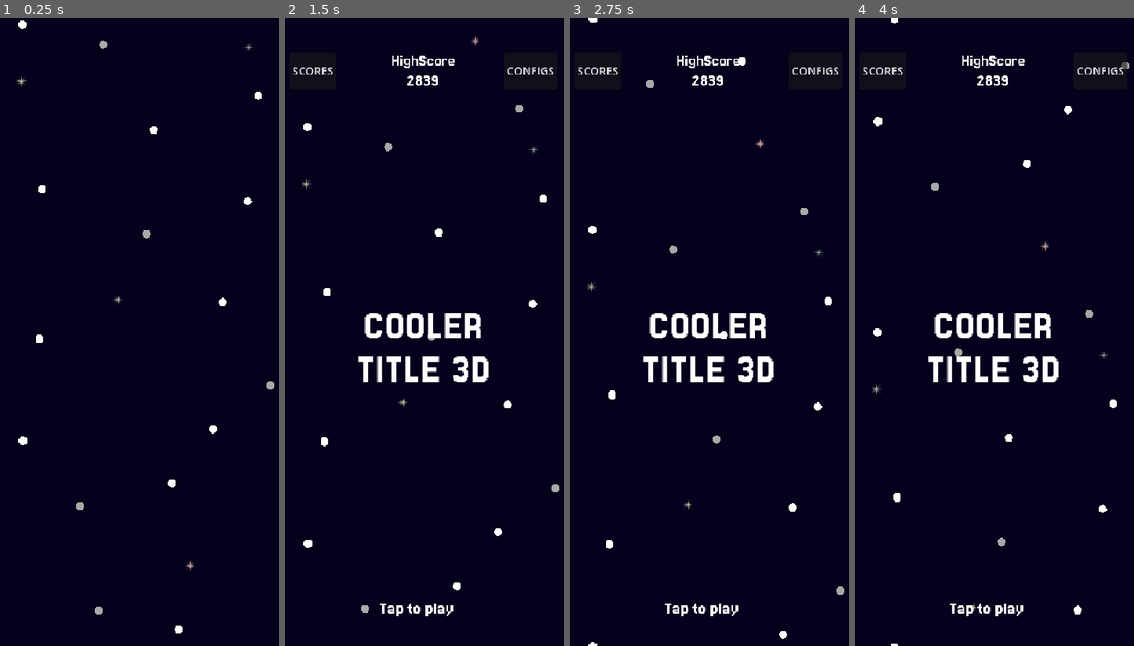
Above: before the commit, frames 1-4 (left to right).
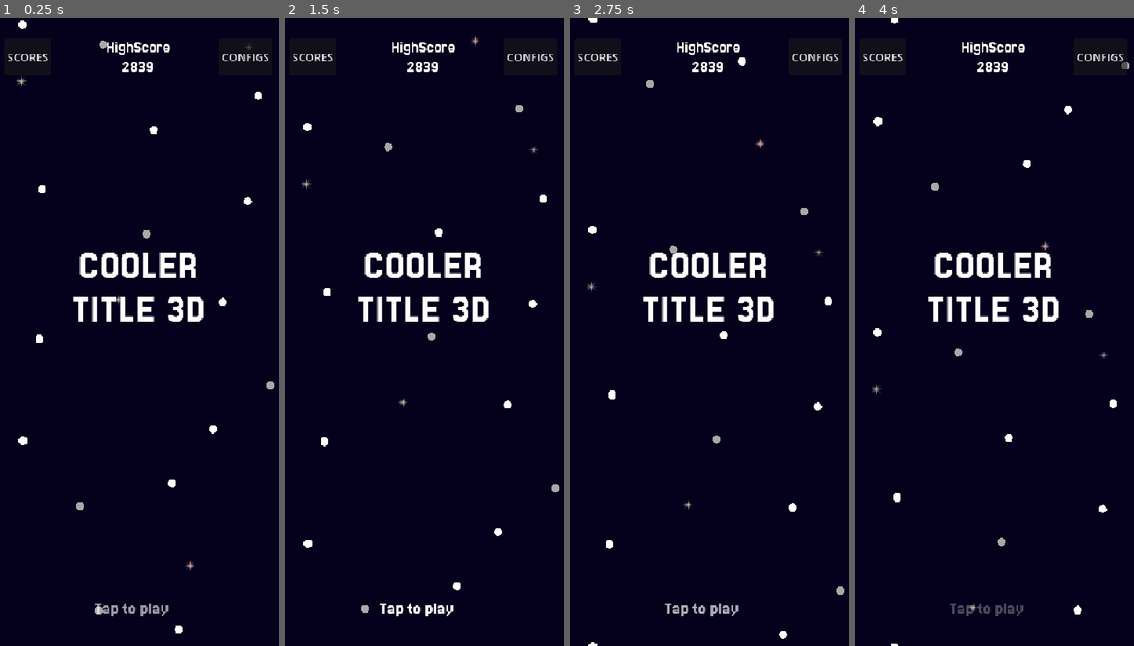
Above: after the commit, the same moments.

Repository: Juawo/space-shooter
Game: Godot game, scene res://scenes/game/main.tscn
The game is run twice, just before and just after one commit, with the same random seed, the same clock (stepped at 60 frames per second) and the same inputs. The engine's default icon, where the game draws it, is replaced by a stand-in: a white triangle on a blue panel in a dark square.
Inputs:
- Up to frame 1 (0.25 s): no input
- Up to frame 2 (1.5 s): tap Enter at 0.5, 1.25 s; hold Right (ui_right) 0.53-1.28 s; hold Left (ui_left) from 1.28 s (still down)
- Up to frame 3 (2.75 s): tap Enter at 2 s; release Left (ui_left) at 2.03 s; hold Right (ui_right) from 2.03 s (still down)
- Up to frame 4 (4 s): tap Enter at 2.75, 3.5 s; release Right (ui_right) at 3.53 s; hold Left (ui_left) from 3.53 s (still down)

The runs differ from the first frame. In frame 1, 2.7% of the frame differs, in the area x 2-97%, y 3-96%; in frame 2, 4.6%; in frame 3, 4.8%; in frame 4, 4.8%.

Commit message:
Refactor main menu animations; add idle state playback and clean up unused animations

Diff:
--- a/scenes/ui/MainMenu/main_menu.tscn
+++ b/scenes/ui/MainMenu/main_menu.tscn
@@ -1,48 +1,9 @@
-[gd_scene load_steps=8 format=3 uid="uid://cumwujwhqn00f"]
+[gd_scene load_steps=9 format=3 uid="uid://cumwujwhqn00f"]
 
 [ext_resource type="Script" uid="uid://brwl6ygpwkkyh" path="res://scripts/ui/MainMenu/main_menu.gd" id="1_epepa"]
 [ext_resource type="FontFile" uid="uid://d30hgfkq7jl3v" path="res://assets/ui/fonts/Jersey_25/Jersey25-Regular.ttf" id="1_ift2n"]
 [ext_resource type="PackedScene" uid="uid://qora2f2xvu2o" path="res://scenes/ui/MainMenu/leader_board_button.tscn" id="1_ql3r1"]
 [ext_resource type="PackedScene" uid="uid://cpgj0vj2rsnpv" path="res://scenes/ui/MainMenu/config_buttons.tscn" id="3_ql3r1"]
-
-[sub_resource type="Animation" id="Animation_mfgk4"]
-length = 0.001
-tracks/0/type = "value"
-tracks/0/imported = false
-tracks/0/enabled = true
-tracks/0/path = NodePath("MarginContainer/VBoxContainer/InstructionWrapper/instruction:position")
-tracks/0/interp = 1
-tracks/0/loop_wrap = true
-tracks/0/keys = {
-"times": PackedFloat32Array(0),
-"transitions": PackedFloat32Array(1),
-"update": 0,
-"values": [Vector2(0, 850)]
-}
-tracks/1/type = "value"
-tracks/1/imported = false
-tracks/1/enabled = true
-tracks/1/path = NodePath("MarginContainer/VBoxContainer/TitleWrapper/title:position")
-tracks/1/interp = 1
-tracks/1/loop_wrap = true
-tracks/1/keys = {
-"times": PackedFloat32Array(0),
-"transitions": PackedFloat32Array(1),
-"update": 0,
-"values": [Vector2(-196, 273)]
-}
-tracks/2/type = "value"
-tracks/2/imported = false
-tracks/2/enabled = true
-tracks/2/path = NodePath("MarginContainer/VBoxContainer/HeaderWrapper/Header:position")
-tracks/2/interp = 1
-tracks/2/loop_wrap = true
-tracks/2/keys = {
-"times": PackedFloat32Array(0),
-"transitions": PackedFloat32Array(1),
-"update": 0,
-"values": [Vector2(0, -6)]
-}
 
 [sub_resource type="Animation" id="Animation_epepa"]
 resource_name = "hide_menu"
@@ -54,7 +15,7 @@
 tracks/0/interp = 2
 tracks/0/loop_wrap = true
 tracks/0/keys = {
-"times": PackedFloat32Array(0, 0.3, 0.60010004),
+"times": PackedFloat32Array(0, 0.3, 0.56666666),
 "transitions": PackedFloat32Array(2, 1, 1),
 "update": 0,
 "values": [Vector2(0, 850), Vector2(0, 835), Vector2(0, 950)]
@@ -66,7 +27,7 @@
 tracks/1/interp = 2
 tracks/1/loop_wrap = true
 tracks/1/keys = {
-"times": PackedFloat32Array(0, 0.3, 0.6),
+"times": PackedFloat32Array(0, 0.3, 0.56666666),
 "transitions": PackedFloat32Array(2, 1, 1),
 "update": 0,
 "values": [Vector2(-98, -62.5), Vector2(-98, -82.5), Vector2(-98, -700)]
@@ -78,16 +39,49 @@
 tracks/2/interp = 2
 tracks/2/loop_wrap = true
 tracks/2/keys = {
-"times": PackedFloat32Array(0, 0.3, 0.6),
+"times": PackedFloat32Array(0, 0.3, 0.56666666),
 "transitions": PackedFloat32Array(2, 1, 1),
 "update": 0,
-"values": [Vector2(0, 40), Vector2(0, 80), Vector2(0, -150)]
+"values": [Vector2(0, 0), Vector2(0, 80), Vector2(0, -150)]
+}
+
+[sub_resource type="Animation" id="Animation_mfgk4"]
+resource_name = "idle"
+length = 0.5
+loop_mode = 2
+tracks/0/type = "value"
+tracks/0/imported = false
+tracks/0/enabled = true
+tracks/0/path = NodePath("MarginContainer/VBoxContainer/InstructionWrapper/instruction:modulate")
+tracks/0/interp = 2
+tracks/0/loop_wrap = true
+tracks/0/keys = {
+"times": PackedFloat32Array(0, 0.5),
+"transitions": PackedFloat32Array(1, 1),
+"update": 0,
+"values": [Color(1, 1, 1, 0.28627452), Color(1, 1, 1, 1)]
+}
+
+[sub_resource type="Animation" id="Animation_b771k"]
+length = 0.001
+tracks/0/type = "value"
+tracks/0/imported = false
+tracks/0/enabled = true
+tracks/0/path = NodePath("MarginContainer/VBoxContainer/InstructionWrapper/instruction:modulate")
+tracks/0/interp = 1
+tracks/0/loop_wrap = true
+tracks/0/keys = {
+"times": PackedFloat32Array(0),
+"transitions": PackedFloat32Array(1),
+"update": 0,
+"values": [Color(1, 1, 1, 1)]
 }
 
 [sub_resource type="AnimationLibrary" id="AnimationLibrary_b771k"]
 _data = {
-&"RESET": SubResource("Animation_mfgk4"),
-&"hide_menu": SubResource("Animation_epepa")
+&"RESET": SubResource("Animation_b771k"),
+&"hide_menu": SubResource("Animation_epepa"),
+&"idle": SubResource("Animation_mfgk4")
 }
 
 [node name="MainMenu" type="Control"]
@@ -108,28 +102,24 @@
 grow_horizontal = 2
 grow_vertical = 2
 theme_override_constants/margin_left = 10
-theme_override_constants/margin_top = 10
+theme_override_constants/margin_top = 30
 theme_override_constants/margin_right = 10
 theme_override_constants/margin_bottom = 20
 
-[node name="BackgroundTapArea" type="Button" parent="MarginContainer"]
-modulate = Color(1, 1, 1, 0)
-layout_mode = 2
-
 [node name="VBoxContainer" type="VBoxContainer" parent="MarginContainer"]
 layout_mode = 2
 
 [node name="HeaderWrapper" type="Control" parent="MarginContainer/VBoxContainer"]
 custom_minimum_size = Vector2(392, 54)
 layout_mode = 2
+mouse_filter = 1
 
 [node name="Header" type="HBoxContainer" parent="MarginContainer/VBoxContainer/HeaderWrapper"]
 layout_mode = 1
 anchors_preset = 15
 anchor_right = 1.0
 anchor_bottom = 1.0
-offset_top = -6.0
-offset_bottom = -6.0
+offset_bottom = 0.00016021729
 grow_horizontal = 2
 grow_vertical = 2
 size_flags_vertical = 0
@@ -150,6 +140,7 @@
 
 [node name="ScoreLabel" type="Label" parent="MarginContainer/VBoxContainer/HeaderWrapper/Header/HighScoreLabel"]
 layout_mode = 2
+mouse_filter = 1
 theme_override_fonts/font = ExtResource("1_ift2n")
 theme_override_font_sizes/font_size = 24
 text = "HighScore"
@@ -157,6 +148,7 @@
 
 [node name="ScoreValueLabel" type="Label" parent="MarginContainer/VBoxContainer/HeaderWrapper/Header/HighScoreLabel"]
 layout_mode = 2
+mouse_filter = 1
 theme_override_fonts/font = ExtResource("1_ift2n")
 theme_override_font_sizes/font_size = 24
 text = "2839"
@@ -171,19 +163,22 @@
 layout_mode = 2
 size_flags_horizontal = 4
 size_flags_vertical = 6
+mouse_filter = 1
 
 [node name="title" type="Label" parent="MarginContainer/VBoxContainer/TitleWrapper"]
 layout_mode = 1
 anchors_preset = 15
 anchor_right = 1.0
 anchor_bottom = 1.0
-offset_left = -196.0
-offset_top = 273.0
-offset_bottom = 398.0
+offset_left = -98.0
+offset_top = -62.5
+offset_right = 98.0
+offset_bottom = 62.5
 grow_horizontal = 2
 grow_vertical = 2
 size_flags_vertical = 6
 size_flags_stretch_ratio = 0.8
+mouse_filter = 1
 theme_override_fonts/font = ExtResource("1_ift2n")
 theme_override_font_sizes/font_size = 60
 text = "COOLER
@@ -192,18 +187,33 @@
 
 [node name="InstructionWrapper" type="Control" parent="MarginContainer/VBoxContainer"]
 layout_mode = 2
+size_flags_vertical = 3
+size_flags_stretch_ratio = 0.32
+mouse_filter = 1
 
 [node name="instruction" type="Label" parent="MarginContainer/VBoxContainer/InstructionWrapper"]
 top_level = true
 layout_mode = 0
 offset_top = 850.0
 offset_right = 392.0
-offset_bottom = 877.0002
+offset_bottom = 877.0001
 size_flags_vertical = 10
+mouse_filter = 1
 theme_override_fonts/font = ExtResource("1_ift2n")
 theme_override_font_sizes/font_size = 26
 text = "Tap to play"
 horizontal_alignment = 1
+
+[node name="BackgroundTapArea" type="Button" parent="."]
+modulate = Color(1, 1, 1, 0)
+layout_mode = 1
+anchors_preset = -1
+anchor_top = 0.114503816
+anchor_right = 1.0
+anchor_bottom = 1.0
+grow_horizontal = 2
+grow_vertical = 2
+metadata/_edit_use_anchors_ = true
 
 [node name="AnimationPlayer" type="AnimationPlayer" parent="."]
 libraries = {
@@ -211,5 +221,5 @@
 }
 
 [connection signal="gui_input" from="." to="." method="_on_gui_input"]
-[connection signal="pressed" from="MarginContainer/BackgroundTapArea" to="." method="_on_background_tap_area_pressed"]
+[connection signal="pressed" from="BackgroundTapArea" to="." method="_on_background_tap_area_pressed"]
 [connection signal="animation_finished" from="AnimationPlayer" to="." method="_on_animation_player_animation_finished"]
--- a/scripts/ui/MainMenu/main_menu.gd
+++ b/scripts/ui/MainMenu/main_menu.gd
@@ -13,9 +13,9 @@
 
 func showMainMenu():
 	animation_player.play_backwards("hide_menu")
+	animation_player.play("idle")
 	showing = true
 	self.visible = true
-
 
 func _on_animation_player_animation_finished(animationName: StringName) -> void :
 	if animationName == "hide_menu" and not showing :
